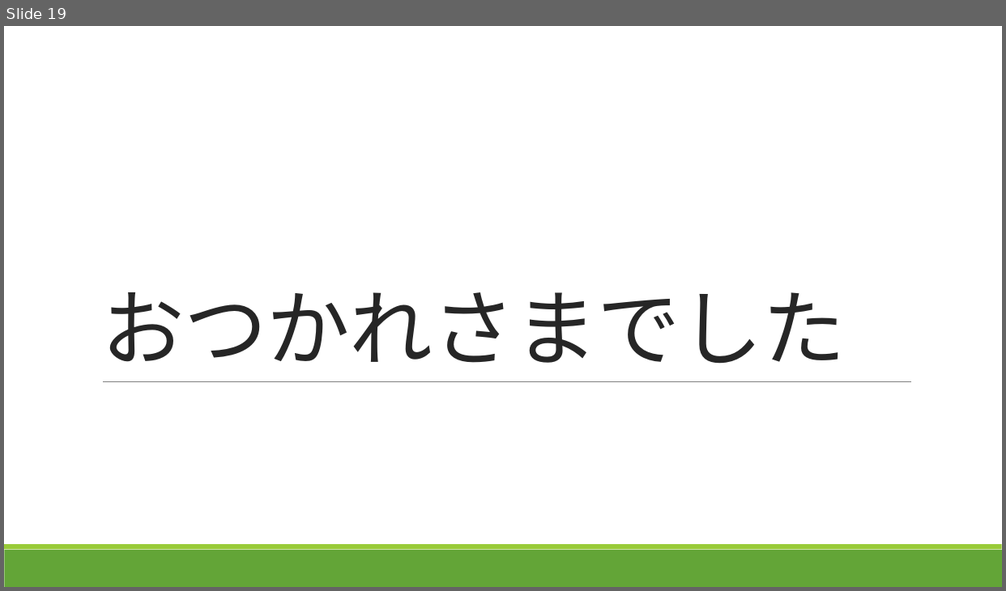
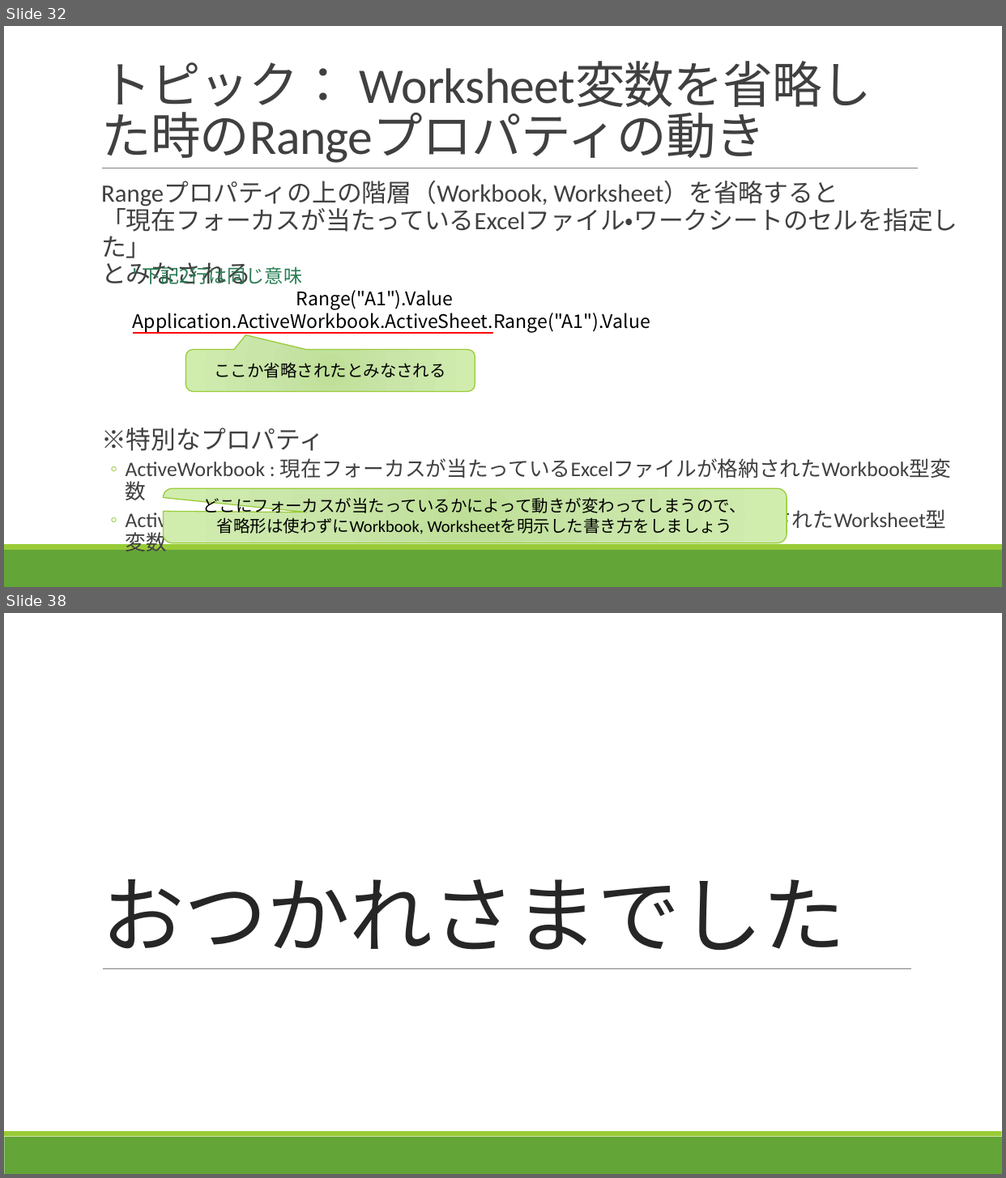
Before and after one commit to takeruko/vba-seminer-2019, a slide deck: contents/4/Excelマクロで学ぶVBA入門_第4回.pptx. Shown one above the other, each under a label of ours: slide 19 before the commit, slides 32 and 38 after it; the slides between them are not shown. The pictures are 1006x591 and 1006x1178 pixels, drawn with LibreOffice and Linux fonts; fonts in the diff are those of the drawing. Boxes give left, top, right and bottom in pixels: in the first picture for what was removed or moved away, otherwise in the second. Text is boxed around its words. In the diff, an @@ line names an element or a change of style, - is before the commit and + after.

```diff
--- a/contents/4/Excelマクロで学ぶVBA入門_第4回.pptx
+++ b/contents/4/Excelマクロで学ぶVBA入門_第4回.pptx
@@ slide 32 added at (x1=4, y1=26, x2=1002, y2=587), background #FFFFFF; not listed: 2 template elements that a slide beside it also shows @@
@@ title added at (x1=101, y1=62, x2=348, y2=116), 48 pt, text #404040 @@
+トピック： Worksheet変数を省略した時のRangeプロパティの動き
@@ line added from (102, 169) to (918, 169), #808080 0.5 pt @@
@@ text added at (x1=101, y1=181, x2=958, y2=533), 20 pt, text #404040 @@
+  Rangeプロパティの上の階層（Workbook, Worksheet）を省略すると
+  「現在フォーカスが当たっているExcelファイル・ワークシートのセルを指定した」
+  とみなされる
+  ※特別なプロパティ
+  ◦ ActiveWorkbook : 現在フォーカスが当たっているExcelファイルが格納されたWorkbook型変数
+  ◦ ActiveSheet ： 現在フォーカスが当たっているワークシートが格納されたWorksheet型変数
@@ text added at (x1=133, y1=264, x2=650, y2=333), 18 pt, text #000000 @@
+' 下記2行は同じ意味
+Range("A1").Value
+Application.ActiveWorkbook.ActiveSheet.Range("A1").Value
@@ line added from (133, 333) to (493, 333), #FF0000 1.75 pt @@
@@ rounded speech box added at (x1=186, y1=349, x2=475, y2=391), fill gradient #BEDF97 to #CAE6A9 to #D0EDAE, outline #99CB38 1 pt, 16 pt, text #000000 @@
+ここか省略されたとみなされる
@@ rounded speech box added at (x1=164, y1=489, x2=787, y2=544), fill gradient #BEDF97 to #CAE6A9 to #D0EDAE, outline #99CB38 1 pt, 16 pt, text #000000 @@
+どこにフォーカスが当たっているかによって動きが変わってしまうので、
+省略形は使わずにWorkbook, Worksheetを明示した書き方をしましょう
@@ what was slide 19 is now slide 38 @@
```
Also in this commit, not shown: 3 slides changed, 18 other slides added.
